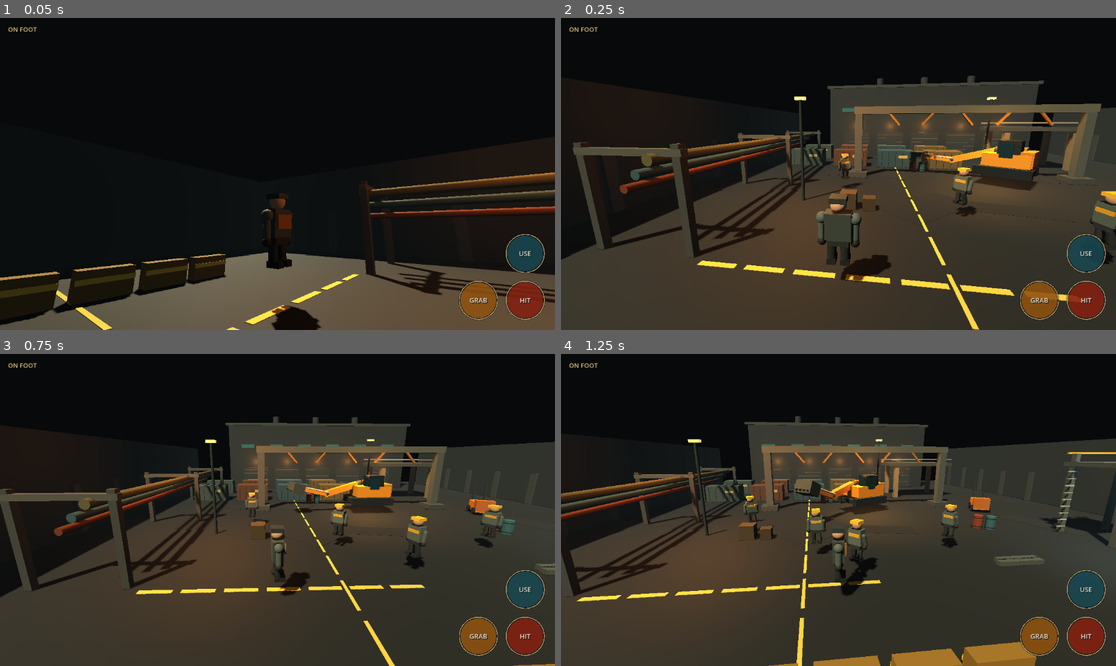
Above: before the commit, frames 1-4 (two rows, left to right).
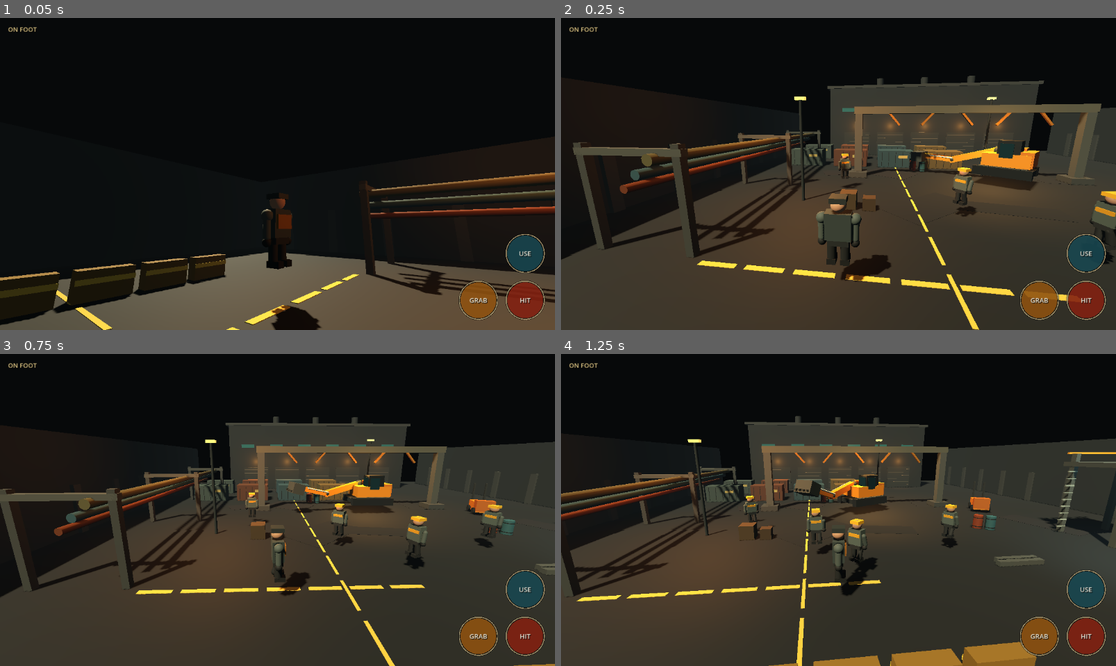
Above: after the commit, the same moments.

Repository: IssisX/IssisX
Game: Godot game, scene res://Main.tscn
The game is run twice, just before and just after one commit, with the same random seed, the same clock (stepped at 60 frames per second) and the same inputs.
Inputs (mouse positions are in pixels of both pictures, inside the frame that each line leads up to):
- Up to frame 1 (0.05 s): no input
- Up to frame 2 (0.25 s): no input
- Up to frame 3 (0.75 s): move the mouse to (399, 494) at 0.52 s; hold D from 0.53 s (still down); hold E from 0.53 s (still down); click (399, 494) at 0.67 s
- Up to frame 4 (1.25 s): keep holding D; keep holding E

Frame 1 is identical in both runs. In frame 2, 0.7% of the frame differs, in the area x 75-94%, y 33-49%; in frame 3, 0.4%; in frame 4, 0.5%.
Error after the commit: Parse Error: Cannot infer the type of "roll" variable because the value doesn't have a set type. (res://scripts/structure.gd:171)

Commit message:
Deepen structural target with readable load redistribution

Diff:
--- a/kinetic-foundry/scripts/structure.gd
+++ b/kinetic-foundry/scripts/structure.gd
@@ -23,6 +23,7 @@
     for i in positions.size():
         var support := _make_support(i, positions[i])
         supports.append(support)
+
     deck = RigidBody3D.new()
     deck.name = "Deck"
     deck.position = Vector3(0.0, 5.05, 0.0)
@@ -34,24 +35,75 @@
     deck.add_child(
         GeomUtil.box_mesh(
             Vector3(9.4, 0.48, 6.0),
-            Color(0.22, 0.23, 0.21),
-            0.88,
+            Color(0.18, 0.19, 0.175),
+            0.90,
+            0.24
+        )
+    )
+    GeomUtil.add_box_collision(deck, Vector3(9.4, 0.48, 6.0))
+
+    for x in [-4.15, -2.05, 0.0, 2.05, 4.15]:
+        var girder := GeomUtil.box_mesh(
+            Vector3(0.28, 0.58, 6.1),
+            Color(0.29, 0.27, 0.20),
+            0.82,
+            0.30
+        )
+        girder.position = Vector3(x, -0.34, 0.0)
+        deck.add_child(girder)
+
+    for z in [-2.72, 2.72]:
+        var rail_top := GeomUtil.box_mesh(
+            Vector3(9.4, 0.13, 0.13),
+            Color(0.70, 0.47, 0.08),
+            0.78,
             0.22
         )
-    )
-    GeomUtil.add_box_collision(
-        deck,
-        Vector3(9.4, 0.48, 6.0)
-    )
-    for z in [-2.7, 2.7]:
-        var rail := GeomUtil.box_mesh(
-            Vector3(9.4, 0.16, 0.16),
-            Color(0.48, 0.48, 0.43),
+        rail_top.position = Vector3(0.0, 1.06, z)
+        deck.add_child(rail_top)
+        var rail_mid := GeomUtil.box_mesh(
+            Vector3(9.4, 0.09, 0.09),
+            Color(0.47, 0.48, 0.42),
             0.80,
-            0.28
-        )
-        rail.position = Vector3(0.0, 0.72, z)
-        deck.add_child(rail)
+            0.24
+        )
+        rail_mid.position = Vector3(0.0, 0.62, z)
+        deck.add_child(rail_mid)
+        for x in [-4.4, -2.2, 0.0, 2.2, 4.4]:
+            var post := GeomUtil.box_mesh(
+                Vector3(0.12, 1.16, 0.12),
+                Color(0.47, 0.48, 0.42),
+                0.80,
+                0.24
+            )
+            post.position = Vector3(x, 0.58, z)
+            deck.add_child(post)
+
+    for stripe_i in 10:
+        var stripe := GeomUtil.box_mesh(
+            Vector3(0.62, 0.03, 0.40),
+            Color(0.76, 0.54, 0.10) if stripe_i % 2 == 0 else Color(0.07, 0.075, 0.07),
+            0.84,
+            0.06
+        )
+        stripe.position = Vector3(-4.15 + float(stripe_i) * 0.92, 0.255, -2.80)
+        stripe.rotation.y = 0.55
+        deck.add_child(stripe)
+
+    _build_cross_braces()
+
+func _build_cross_braces() -> void:
+    for z in [-2.22, 2.22]:
+        for direction in [-1.0, 1.0]:
+            var brace := GeomUtil.box_mesh(
+                Vector3(0.22, 5.45, 0.22),
+                Color(0.33, 0.29, 0.19),
+                0.82,
+                0.25
+            )
+            brace.position = Vector3(0.0, 2.6, z)
+            brace.rotation.z = direction * 0.94
+            add_child(brace)
 
 func _make_support(index: int, pos: Vector3) -> StaticBody3D:
     var support := StaticBody3D.new()
@@ -63,18 +115,35 @@
     support.set_script(SupportScript)
     support.set("frame", self)
     add_child(support)
+
     support.add_child(
         GeomUtil.box_mesh(
-            Vector3(0.62, 4.6, 0.62),
-            Color(0.43, 0.38, 0.29),
-            0.78,
-            0.26
-        )
-    )
-    GeomUtil.add_box_collision(
-        support,
-        Vector3(0.62, 4.6, 0.62)
-    )
+            Vector3(0.72, 4.6, 0.72),
+            Color(0.39, 0.33, 0.20),
+            0.80,
+            0.30
+        )
+    )
+    GeomUtil.add_box_collision(support, Vector3(0.72, 4.6, 0.72))
+
+    var foot := GeomUtil.box_mesh(
+        Vector3(1.28, 0.32, 1.28),
+        Color(0.20, 0.205, 0.19),
+        0.88,
+        0.24
+    )
+    foot.position.y = -2.14
+    support.add_child(foot)
+
+    for plate_y in [-1.15, 0.15, 1.45]:
+        var plate := GeomUtil.box_mesh(
+            Vector3(0.83, 0.16, 0.83),
+            Color(0.64, 0.43, 0.08),
+            0.74,
+            0.20
+        )
+        plate.position.y = plate_y
+        support.add_child(plate)
     return support
 
 func damage_support(index: int, amount: float, direction: Vector3) -> void:
@@ -84,11 +153,28 @@
         return
     support_health[index] -= amount
     var support := supports[index]
-    support.rotation.z += direction.x * amount * 0.0009
-    support.rotation.x -= direction.z * amount * 0.0009
+    if is_instance_valid(support):
+        support.rotation.z += direction.x * amount * 0.0009
+        support.rotation.x -= direction.z * amount * 0.0009
     if support_health[index] <= 0.0:
         _break_support(index, direction)
+    _apply_pre_failure_pose()
     _evaluate_failure()
+
+func _apply_pre_failure_pose() -> void:
+    if collapsed or deck == null:
+        return
+    var left_capacity: float = maxf(support_health[0], 0.0) + maxf(support_health[2], 0.0)
+    var right_capacity: float = maxf(support_health[1], 0.0) + maxf(support_health[3], 0.0)
+    var north_capacity: float = maxf(support_health[0], 0.0) + maxf(support_health[1], 0.0)
+    var south_capacity: float = maxf(support_health[2], 0.0) + maxf(support_health[3], 0.0)
+    var roll := clamp((right_capacity - left_capacity) / 200.0, -1.0, 1.0) * 0.075
+    var pitch := clamp((south_capacity - north_capacity) / 200.0, -1.0, 1.0) * 0.060
+    var total_capacity: float = left_capacity + right_capacity
+    var sag := clamp((400.0 - total_capacity) / 400.0, 0.0, 1.0) * 0.18
+    deck.rotation.x = pitch
+    deck.rotation.z = roll
+    deck.position.y = 5.05 - sag
 
 func _break_support(index: int, direction: Vector3) -> void:
     var old := supports[index]
@@ -96,6 +182,7 @@
         return
     var pos := old.global_position
     old.queue_free()
+
     var debris := RigidBody3D.new()
     debris.position = to_local(pos)
     debris.mass = 180.0
@@ -104,16 +191,13 @@
     add_child(debris)
     debris.add_child(
         GeomUtil.box_mesh(
-            Vector3(0.62, 4.6, 0.62),
-            Color(0.34, 0.30, 0.23),
-            0.90,
-            0.24
-        )
-    )
-    GeomUtil.add_box_collision(
-        debris,
-        Vector3(0.62, 4.6, 0.62)
-    )
+            Vector3(0.72, 4.6, 0.72),
+            Color(0.31, 0.27, 0.18),
+            0.92,
+            0.30
+        )
+    )
+    GeomUtil.add_box_collision(debris, Vector3(0.72, 4.6, 0.72))
     debris.apply_central_impulse(
         direction.normalized() * 2200.0
         + Vector3.UP * 520.0
@@ -129,6 +213,5 @@
     if alive <= 2:
         collapsed = true
         deck.freeze = false
-        deck.apply_torque_impulse(
-            Vector3(4200.0, 900.0, -3600.0)
-        )
+        deck.apply_torque_impulse(Vector3(4200.0, 900.0, -3600.0))
+        deck.apply_central_impulse(Vector3(220.0, -180.0, -120.0))
